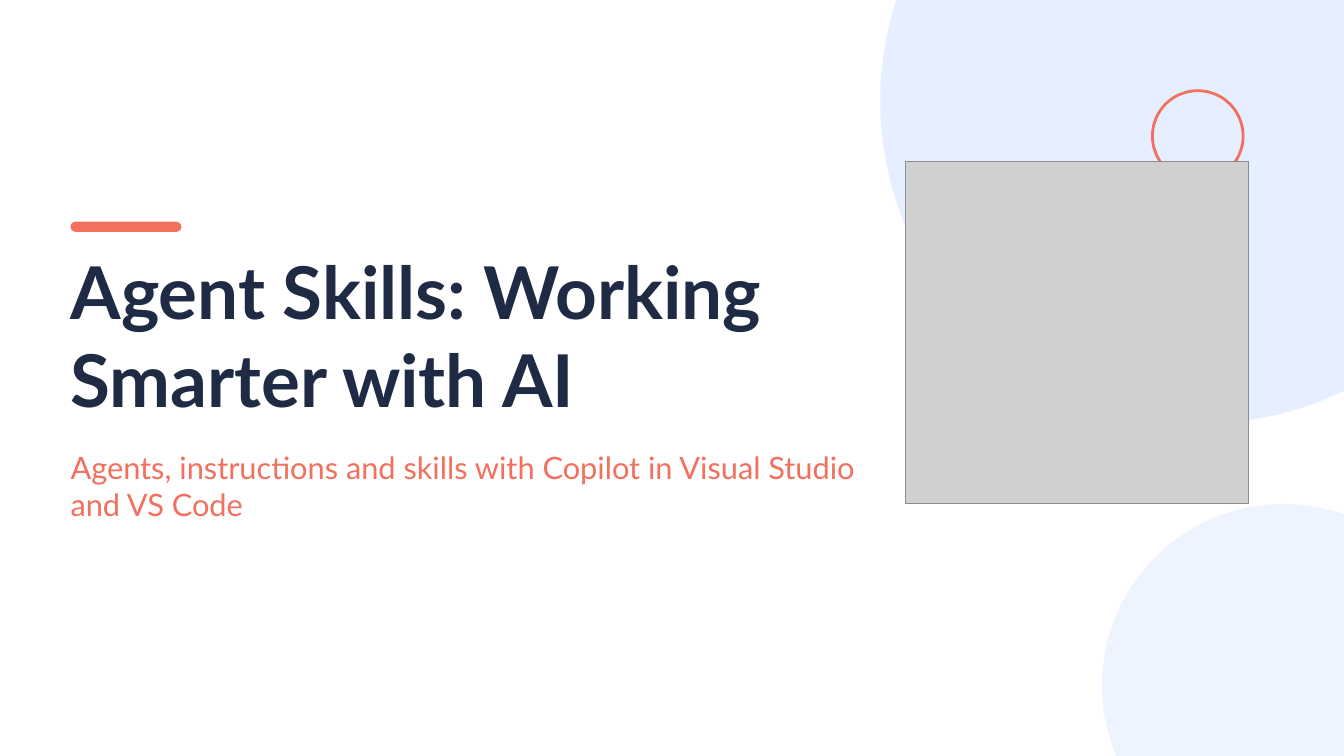
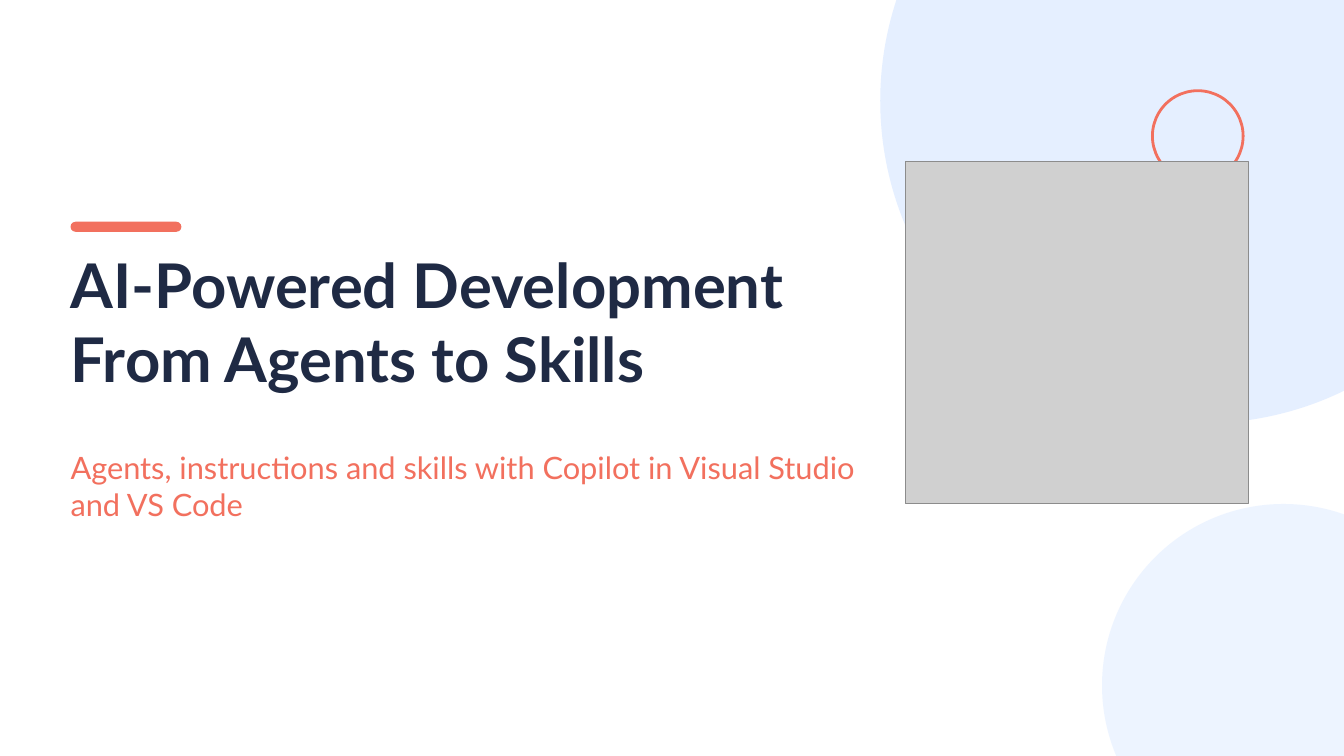
Before and after one commit to idoudist/ai-toolbox-presentation, a slide deck: slide 1 of hello-skills.pptx. Drawn at 1344x756 pixels with LibreOffice and Linux fonts; fonts in the diff are those of the drawing; grey boxes stand for pictures. Boxes give left, top, right and bottom in pixels: in the first picture for what was removed or moved away, otherwise in the second. Text is boxed around its words. In the diff, an @@ line names an element or a change of style, - is before the commit and + after.

```diff
--- a/hello-skills.pptx
+++ b/hello-skills.pptx
@@ text at [71,262,783,393]: text changed; size 52 to 44 pt @@
-Agent Skills: Working Smarter with AI
+AI-Powered Development
+From Agents to Skills
```
Also in this commit, not shown: 32 other slides changed, 1 slide removed, 1 other file.
